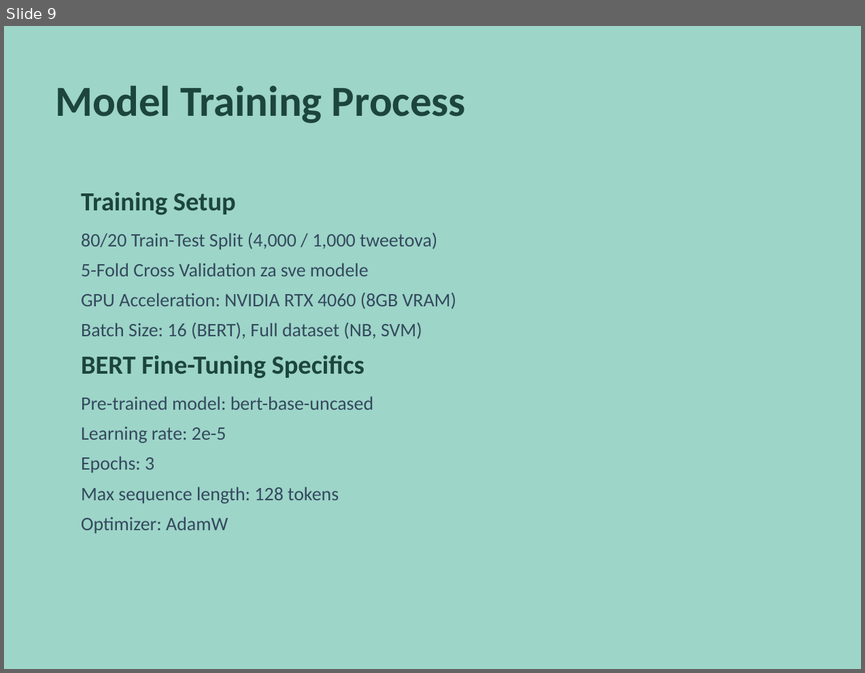
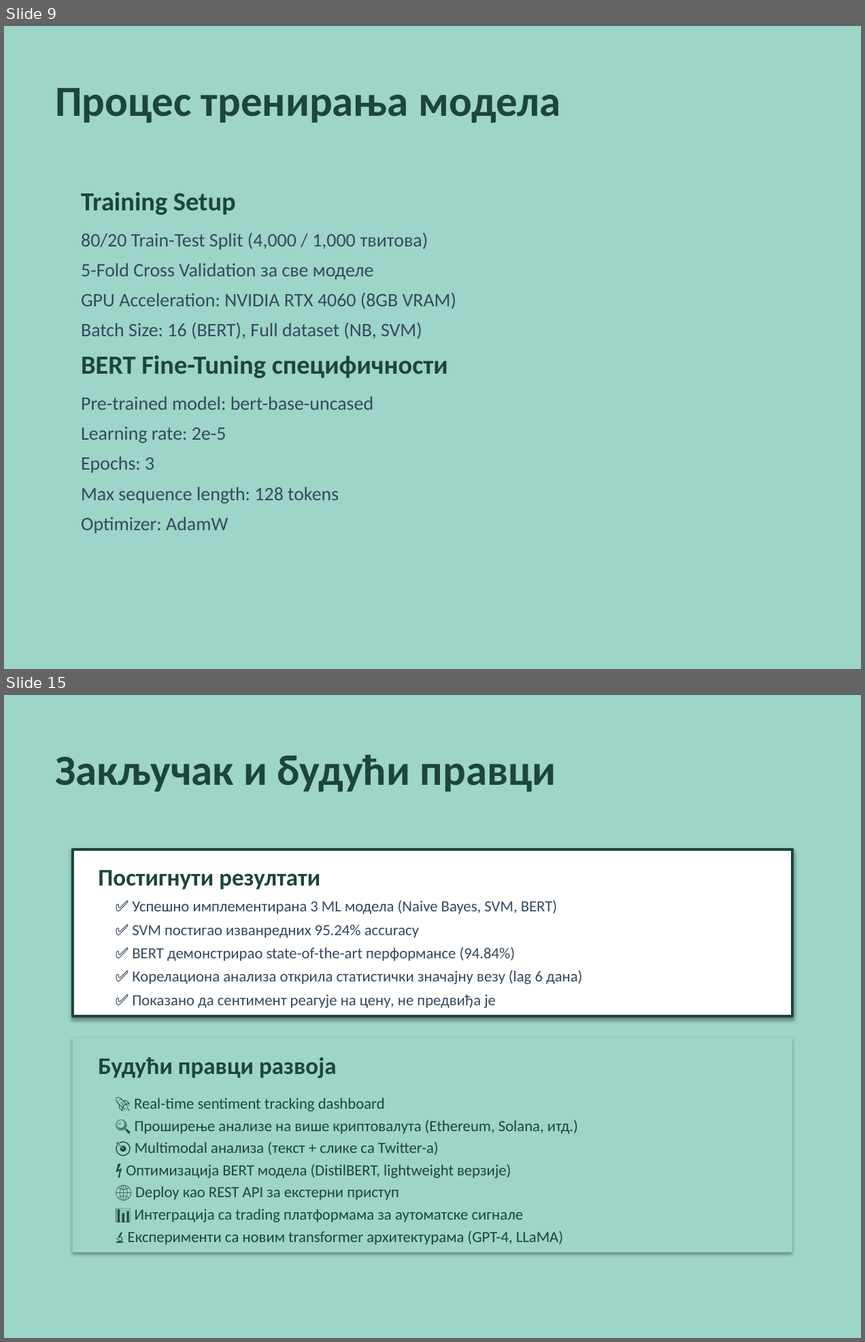
Before and after one commit to borisletic/diplomski, a slide deck: Prezentacija_Diplomski_Boris_Letic_RA_207_2021.pptx. Shown one above the other, each under a label of ours: slide 9 before the commit, slides 9 and 15 after it; the slides between them are not shown. The pictures are 865x673 and 865x1342 pixels, drawn with LibreOffice and Linux fonts; fonts in the diff are those of the drawing. Boxes give left, top, right and bottom in pixels: in the first picture for what was removed or moved away, otherwise in the second. Text is boxed around its words. In the diff, an @@ line names an element or a change of style, - is before the commit and + after.

```diff
--- a/Prezentacija_Diplomski_Boris_Letic_RA_207_2021.pptx
+++ b/Prezentacija_Diplomski_Boris_Letic_RA_207_2021.pptx
@@ slide 15 added at box(4, 695, 861, 1338), background #FFFFFF @@
@@ rectangle added at box(4, 695, 861, 1338), fill #9DD5C8 @@
@@ text added at box(55, 755, 556, 792), 36 pt, text #1C453D, bold @@
+Закључак и будући правци
@@ rectangle added at box(73, 849, 792, 1016), fill #FFFFFF, outline #1C453D 2 pt @@
@@ text added at box(98, 870, 320, 889), 20 pt, text #1C453D, bold @@
+Постигнути резултати
@@ text added at box(132, 900, 582, 1008), 13 pt, text #34495E @@
+✅ Успешно имплементирана 3 ML модела (Naive Bayes, SVM, BERT)
+✅ SVM постигао изванредних 95.24% accuracy
+✅ BERT демонстрирао state-of-the-art перформансе (94.84%)
+✅ Корелациона анализа открила статистички значајну везу (lag 6 дана)
+✅ Показано да сентимент реагује на цену, не предвиђа је
@@ rectangle added at box(73, 1038, 792, 1252), fill #9DD5C8 @@
@@ text added at box(98, 1057, 336, 1078), 20 pt, text #1C453D, bold @@
+Будући правци развоја
@@ text added at box(126, 1098, 578, 1244), 13 pt, text #1C453D @@
+🚀 Real-time sentiment tracking dashboard
+🔍 Проширење анализе на више криптовалута (Ethereum, Solana, итд.)
+🎯 Multimodal анализа (текст + слике са Twitter-а)
+⚡ Оптимизација BERT модела (DistilBERT, lightweight верзије)
+🌐 Deploy као REST API за екстерни приступ
+📊 Интеграција са trading платформама за аутоматске сигнале
+🔬 Експерименти са новим transformer архитектурама (GPT-4, LLaMA)
@@ slide 9 changed as well @@
@@ text at box(55, 88, 561, 123): text changed @@
-Model Training Process
+Процес тренирања модела
@@ text at box(81, 233, 428, 280): text changed @@
-80/20 Train-Test Split (4,000 / 1,000 tweetova)
-5-Fold Cross Validation za sve modele
+80/20 Train-Test Split (4,000 / 1,000 твитова)
+5-Fold Cross Validation за све моделе
@@ text at box(81, 355, 448, 378): text changed @@
-BERT Fine-Tuning Specifics
+BERT Fine-Tuning специфичности
```
Also in this commit, not shown: 7 other slides changed, 7 other slides added, 8 slides removed.
